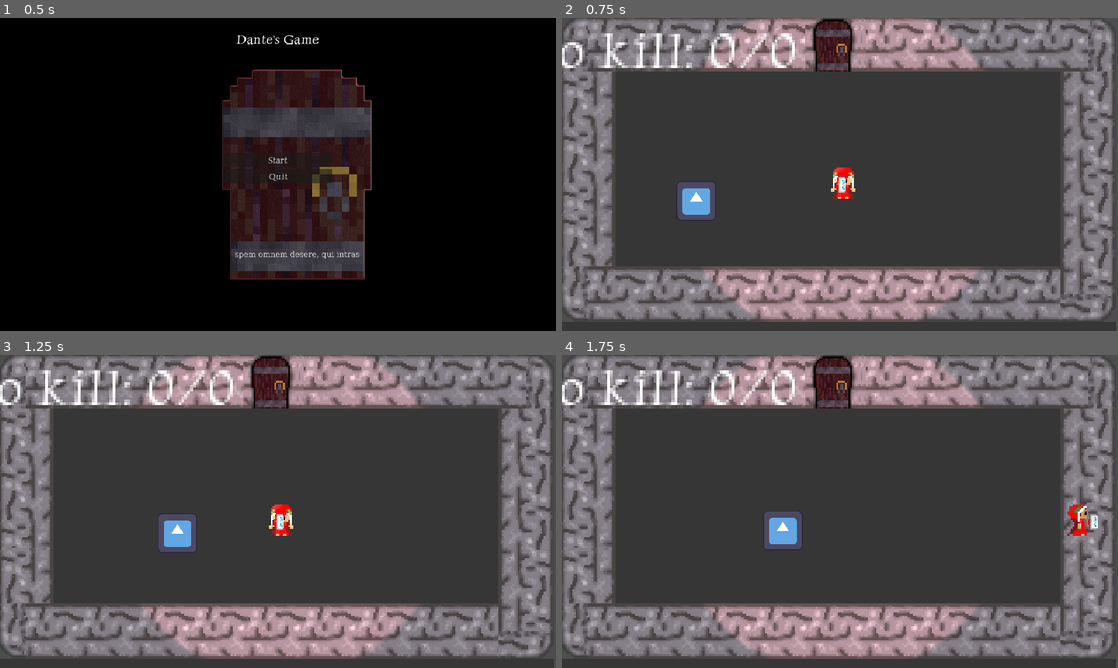
Above: before the commit, frames 1-4 (two rows, left to right).
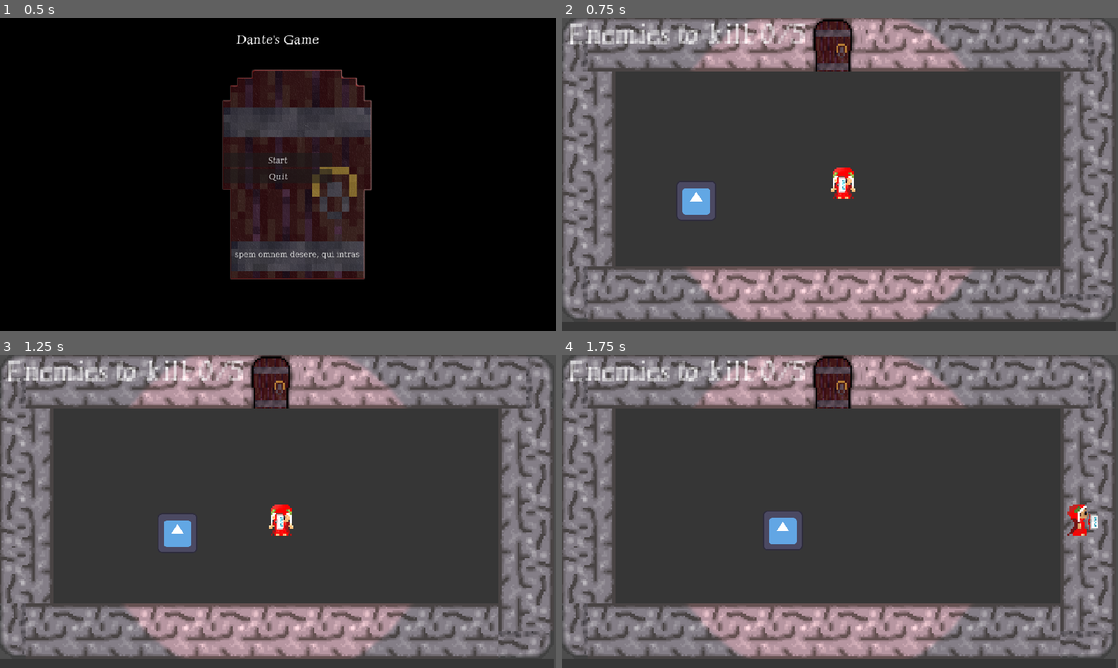
Above: after the commit, the same moments.

Repository: Ivan29020/Dantes-Reinterpretation
Game: Godot game, scene res://Menu/menu.tscn
The game is run twice, just before and just after one commit, with the same random seed, the same clock (stepped at 60 frames per second) and the same inputs. The engine's default icon, where the game draws it, is replaced by a stand-in: a white triangle on a blue panel in a dark square.
Inputs (mouse positions are in pixels of both pictures, inside the frame that each line leads up to):
- Up to frame 1 (0.5 s): no input
- Up to frame 2 (0.75 s): click "Start" at 0.5 s
- Up to frame 3 (1.25 s): no input
- Up to frame 4 (1.75 s): move the mouse to (962, 495) at 1.27 s; hold Right (button_right) from 1.28 s (still down); tap E (button3) at 1.35 s

Frame 1 is identical in both runs. In frame 2, 3.5% of the frame differs, in the area x 0-76%, y 0-98%; in frame 3, 3.5%; in frame 4, 3.5%, in the area x 0-75%, y 0-98%.

Commit message:
Aggiornamento progressione

Diff:
--- a/Nemici/nemico_base.gd
+++ b/Nemici/nemico_base.gd
@@ -32,5 +32,4 @@
 
 	var dir : Vector2 = (Global.Giocatore.global_position - global_position).normalized()
 
-
 	return dir
--- a/Scena/Area2D1.gd
+++ b/Scena/Area2D1.gd
@@ -3,16 +3,21 @@
 
 var entered = false
 
+@export var scena : String
+
 func _ready():
 	Global.scene_changed()
 
 func _on_body_entered(body: PhysicsBody2D):
-	entered = true
+	if body == Global.Giocatore:
+		entered = true
 
 func _on_body_exited(body):
-	entered = false
+	if body == Global.Giocatore:
+		entered = false
 
 func _process(delta):
 	if entered == true:
 		if Input.is_action_just_pressed("button3"):
-			get_tree().change_scene_to_file("res://Scena/piano_2.tscn")
+			if Global.Killcount.punteggio >= Global.Killcount.obbiettivo:
+				get_tree().change_scene_to_file(scena)
--- a/Scena/piano_1.tscn
+++ b/Scena/piano_1.tscn
@@ -1,9 +1,11 @@
-[gd_scene load_steps=6 format=3 uid="uid://dn37x3ltlsvbv"]
+[gd_scene load_steps=8 format=3 uid="uid://dn37x3ltlsvbv"]
 
 [ext_resource type="PackedScene" uid="uid://bvybju4b7efsr" path="res://Scena/tile_map.tscn" id="1_5rgdw"]
 [ext_resource type="Script" path="res://Scena/Area2D1.gd" id="2_64pfk"]
 [ext_resource type="PackedScene" uid="uid://cdim5rvmj2t2n" path="res://Giocatore/dante.tscn" id="3_cwr6g"]
 [ext_resource type="PackedScene" uid="uid://cf8sxoekehwb6" path="res://Nemici/nemico_base.tscn" id="4_i2rd0"]
+[ext_resource type="PackedScene" uid="uid://c81usjbg52chb" path="res://Sistemi/Killcounter.tscn" id="5_easrx"]
+[ext_resource type="PackedScene" uid="uid://dcwyiqaqurb7y" path="res://Sistemi/restrizione.tscn" id="6_wl6vh"]
 
 [sub_resource type="CircleShape2D" id="CircleShape2D_b2fsr"]
 radius = 24.0208
@@ -15,6 +17,7 @@
 [node name="Area2D" type="Area2D" parent="."]
 collision_layer = 32
 script = ExtResource("2_64pfk")
+scena = "res://Scena/piano_2.tscn"
 
 [node name="CollisionShape2D" type="CollisionShape2D" parent="Area2D"]
 position = Vector2(157, 23)
@@ -26,5 +29,16 @@
 [node name="nemico_base" parent="." instance=ExtResource("4_i2rd0")]
 position = Vector2(70, 107)
 
+[node name="Killcounter" parent="." instance=ExtResource("5_easrx")]
+offset_left = 72.0
+offset_top = 1.0
+offset_right = 72.0
+offset_bottom = 1.0
+obbiettivo = 5
+metadata/_edit_use_anchors_ = true
+
+[node name="Restrizione" parent="." instance=ExtResource("6_wl6vh")]
+position = Vector2(158, 90)
+
 [connection signal="body_entered" from="Area2D" to="Area2D" method="_on_body_entered"]
 [connection signal="body_exited" from="Area2D" to="Area2D" method="_on_body_exited"]
--- a/Scena/tile_map.tscn
+++ b/Scena/tile_map.tscn
@@ -11,8 +11,6 @@
 [ext_resource type="Texture2D" uid="uid://cj7wh1spyc61" path="res://Grafiche/Stanze/Muro lato sinistro.png" id="9_rxbq4"]
 [ext_resource type="Texture2D" uid="uid://d1uaivvn3njep" path="res://Grafiche/Stanze/Porta.png" id="10_twfrm"]
 [ext_resource type="Texture2D" uid="uid://beos3toc4ngib" path="res://Grafiche/Stanze/Porta muro pavimento.png" id="11_158lv"]
-[ext_resource type="PackedScene" uid="uid://c81usjbg52chb" path="res://Sistemi/Killcounter.tscn" id="12_8i20f"]
-[ext_resource type="PackedScene" uid="uid://dcwyiqaqurb7y" path="res://Sistemi/restrizione.tscn" id="13_kyb7u"]
 
 [sub_resource type="TileSetAtlasSource" id="TileSetAtlasSource_2qsvd"]
 texture = ExtResource("1_qqos3")
@@ -100,11 +98,6 @@
 position = Vector2(157, 16)
 texture = ExtResource("11_158lv")
 
-[node name="Killcounter" parent="." instance=ExtResource("12_8i20f")]
-
-[node name="Restrizione" parent="." instance=ExtResource("13_kyb7u")]
-position = Vector2(165, 87)
-
 [node name="Camera2D" type="Camera2D" parent="."]
 position = Vector2(161, 91)
 zoom = Vector2(4, 4)
--- a/Sistemi/Global.gd
+++ b/Sistemi/Global.gd
@@ -9,5 +9,5 @@
 	if !get_tree().current_scene.name == "Menu":
 		tree = get_tree().current_scene
 		Giocatore = tree.get_node("Giocatore")
-		Restrizione = tree.get_node("TileMap").get_node("Restrizione")
-		Killcount = tree.get_node("TileMap").get_node("Killcounter")
+		Restrizione = tree.get_node("Restrizione")
+		Killcount = tree.get_node("Killcounter")
--- a/Sistemi/Killcounter.gd
+++ b/Sistemi/Killcounter.gd
@@ -1,15 +1,21 @@
 extends Control
 
-var punteggio : int = 0 : set = aggiorna_punteggio
-var obbiettivo : int = 50 : set = aggiorna_obbiettivo
-
-signal obbiettivo_raggiunto(raggiunto : bool)
+@export var punteggio : int = 0 : set = aggiorna_punteggio
+@export var obbiettivo : int = 50 : set = aggiorna_obbiettivo
 
 func aggiorna_punteggio(nuovo):
-	punteggio += nuovo
+	punteggio = nuovo
 	$Label.text = "Enemies to kill: " + str(punteggio) + "/" + str(obbiettivo)
-	obbiettivo_raggiunto.emit(punteggio >= obbiettivo)
+	if punteggio >= obbiettivo:
+		for node in get_tree().get_nodes_in_group("spawner"):
+			node.queue_free()
+			$Timer.start()
 
 func aggiorna_obbiettivo(nuovo):
-	obbiettivo += nuovo
+	obbiettivo = nuovo
 	$Label.text = "Enemies to kill: " + str(punteggio) + "/" + str(obbiettivo)
+
+func _on_timer_timeout():
+	#inizia hard mode
+	for node in get_tree().get_nodes_in_group("hardmode"):
+		node.get_node("Timer").start()
--- a/Sistemi/Killcounter.tscn
+++ b/Sistemi/Killcounter.tscn
@@ -23,5 +23,10 @@
 offset_bottom = 23.0
 grow_horizontal = 2
 theme_override_fonts/font = ExtResource("1_1m1lf")
-theme_override_font_sizes/font_size = 30
+theme_override_font_sizes/font_size = 15
 text = "Enemies to kill: 0/0"
+
+[node name="Timer" type="Timer" parent="."]
+wait_time = 5.0
+
+[connection signal="timeout" from="Timer" to="." method="_on_timer_timeout"]
--- a/Sistemi/Spawn.gd
+++ b/Sistemi/Spawn.gd
@@ -14,9 +14,10 @@
 
 func _ready():
 	$Timer.wait_time = time
-	$Timer.start()
-	if hard_mode:
-		add_to_group("hardmode")
+	if !hard_mode:
+		$Timer.start()
+		return
+	add_to_group("hardmode")
 
 func crea_nemico():
 	var nnem = load(diz_nemici[id])
--- a/Sistemi/Spawner.tscn
+++ b/Sistemi/Spawner.tscn
@@ -59,7 +59,7 @@
 "fade": SubResource("Animation_b6w3l")
 }
 
-[node name="Spawner" type="AnimatedSprite2D"]
+[node name="Spawner" type="AnimatedSprite2D" groups=["spawner"]]
 modulate = Color(1, 1, 1, 0)
 sprite_frames = SubResource("SpriteFrames_0jq50")
 frame = 3
Not shown: 1 places in Scena/tile_map.tscn that only renumber resources
